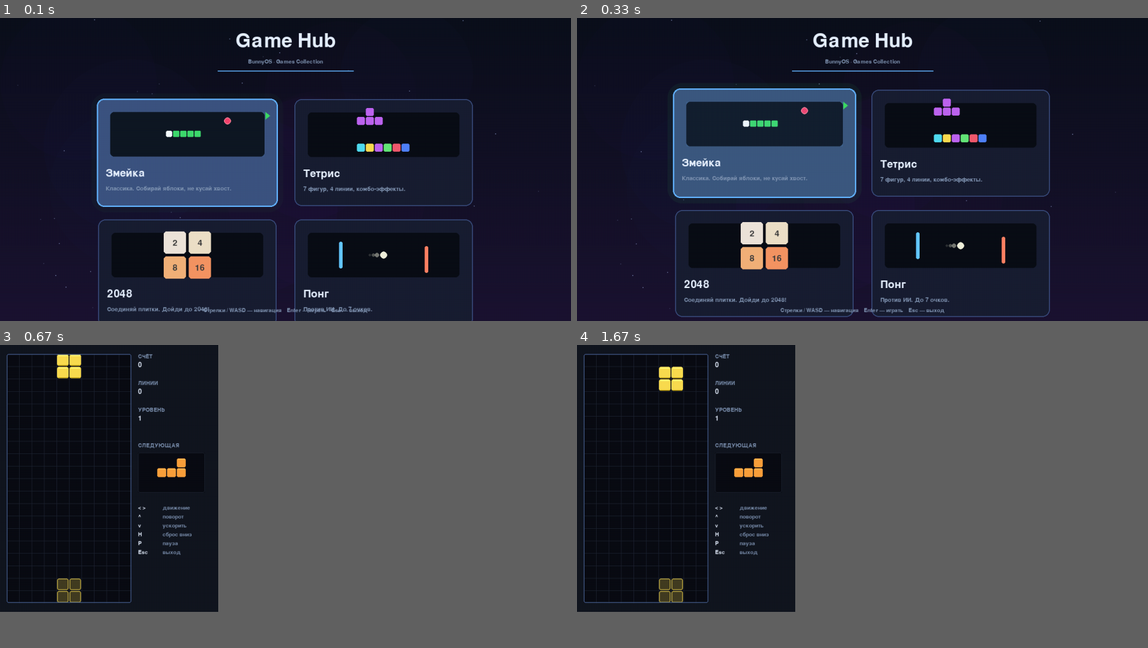
Above: before the commit, frames 1-4 (two rows, left to right).
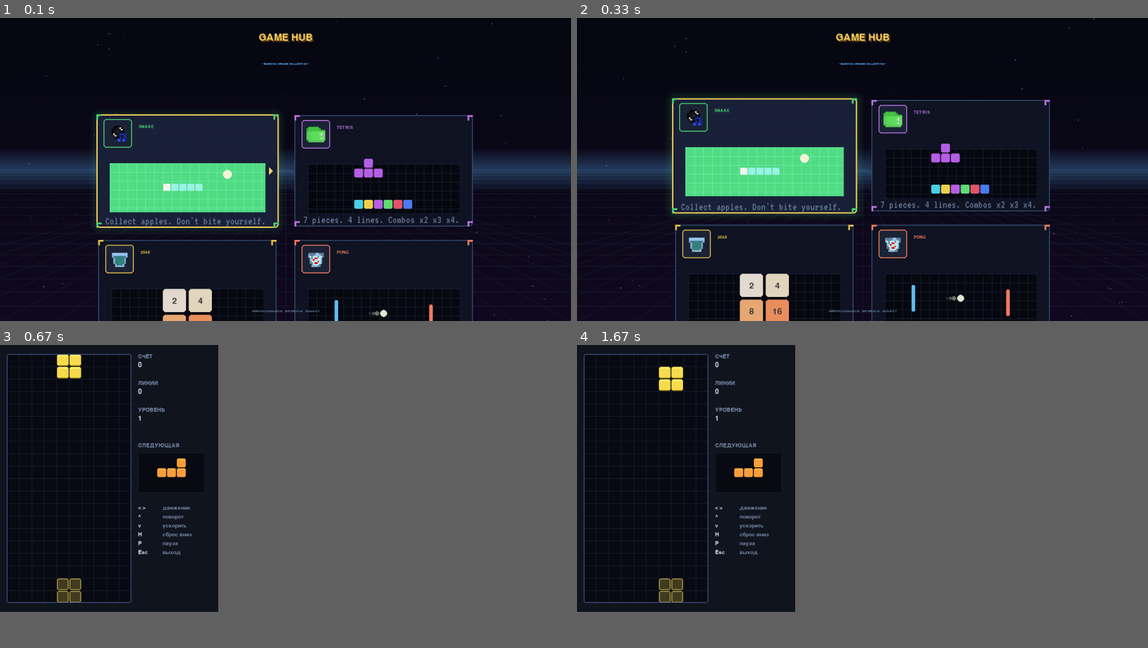
Above: after the commit, the same moments.

Repository: Folombas/PyGame2026
Game: pygame game, started from BunnyOS/game_hub.py
Same seed, same stepped clock (60 frames per second), same inputs: the game is played once before the commit and once after it.
Inputs (mouse positions are in pixels of both pictures, inside the frame that each line leads up to):
- Up to frame 1 (0.1 s): no input
- Up to frame 2 (0.33 s): no input
- Up to frame 3 (0.67 s): press the mouse at (382, 466) at 0.37 s; move the mouse to (359, 514) at 0.47 s; release the mouse at (342, 563) at 0.6 s
- Up to frame 4 (1.67 s): hold Right 0.67-1.13 s; move the mouse to (616, 438) at 0.7 s; hold Up 1.22-1.52 s; hold Right from 1.55 s (still down)

The runs differ from the first frame. In frame 1, 26% of the frame differs, in the area x 0-100%, y 0-100%; in frame 2, 28%; in frame 3, nothing differs; in frame 4, nothing differs.

Commit message:
BunnyOS: Game Hub v2 - pixel font, CRT scanlines, real icons, retro grid bg

Diff:
--- a/BunnyOS/game_hub.py
+++ b/BunnyOS/game_hub.py
@@ -1,4 +1,4 @@
-"""Game Hub — крутой лаунчер игр BunnyOS."""
+"""Game Hub — лаунчер игр BunnyOS в стиле ретро-консоли."""
 import os
 import sys
 import json
@@ -9,61 +9,37 @@
 from settings import WIDTH, HEIGHT, TASKBAR_H
 
 
-# === НАСТРОЙКИ ===
 FPS = 60
 HUB_W = WIDTH
 HUB_H = HEIGHT - TASKBAR_H
 
-# === ЦВЕТА ===
-C_BG1        = (12, 16, 28)
-C_BG2        = (28, 20, 50)
-C_CARD       = (25, 30, 50)
-C_CARD_HOVER = (40, 50, 80)
-C_CARD_ACTIVE= (60, 80, 130)
-C_BORDER     = (60, 80, 130)
-C_BORDER_HI  = (100, 180, 255)
-C_TEXT       = (230, 240, 255)
-C_TEXT_DIM   = (130, 150, 180)
-C_ACCENT     = (100, 180, 255)
-C_GOLD       = (255, 200, 80)
-
-# Папка для рекордов
+# === ЦВЕТА (ретро-консоль) ===
+C_BG_TOP    = (8, 10, 20)
+C_BG_BOT    = (20, 12, 35)
+C_CARD      = (18, 22, 38)
+C_CARD_SEL  = (28, 36, 60)
+C_BORDER    = (60, 80, 120)
+C_BORDER_HI = (255, 220, 100)
+C_TEXT      = (230, 240, 255)
+C_TEXT_DIM  = (110, 130, 160)
+C_ACCENT    = (100, 180, 255)
+C_GOLD      = (255, 220, 100)
+C_GRID      = (25, 35, 55)
+
 SCORES_PATH = os.path.expanduser("~/.bunny_games/highscores.json")
-
-# === ОПИСАНИЯ ИГР ===
+FONT_PATH = "assets/fonts/PressStart2P.ttf"
+FONT_DESC = "assets/fonts/VT323.ttf"
+
+
 GAMES = [
-    {
-        "id": "snake",
-        "name": "Змейка",
-        "desc": "Классика. Собирай яблоки, не кусай хвост.",
-        "file": "snake.py",
-        "color": (60, 220, 100),
-        "preview": "snake",
-    },
-    {
-        "id": "tetris",
-        "name": "Тетрис",
-        "desc": "7 фигур, 4 линии, комбо-эффекты.",
-        "file": "tetris.py",
-        "color": (200, 120, 240),
-        "preview": "tetris",
-    },
-    {
-        "id": "2048",
-        "name": "2048",
-        "desc": "Соединяй плитки. Дойди до 2048!",
-        "file": "game2048.py",
-        "color": (240, 200, 80),
-        "preview": "2048",
-    },
-    {
-        "id": "pong",
-        "name": "Понг",
-        "desc": "Против ИИ. До 7 очков.",
-        "file": "pong.py",
-        "color": (255, 130, 100),
-        "preview": "pong",
-    },
+    {"id": "snake",  "name": "SNAKE",  "desc": "Collect apples. Don't bite yourself.",
+     "file": "snake.py",    "color": (80, 220, 120), "icon": "terminal"},
+    {"id": "tetris", "name": "TETRIS", "desc": "7 pieces. 4 lines. Combos x2 x3 x4.",
+     "file": "tetris.py",   "color": (200, 120, 240), "icon": "tetris"},
+    {"id": "2048",   "name": "2048",   "desc": "Merge tiles. Reach 2048!",
+     "file": "game2048.py", "color": (240, 200, 80), "icon": "calculator"},
+    {"id": "pong",   "name": "PONG",   "desc": "Play vs AI. First to 7.",
+     "file": "pong.py",     "color": (255, 130, 100), "icon": "browser"},
 ]
 
 
@@ -71,24 +47,43 @@
     def __init__(self):
         self.screen = pygame.display.set_mode((HUB_W, HUB_H))
         pygame.display.set_caption("Game Hub — BunnyOS")
+
+        # === Шрифты ===
+        if os.path.exists(FONT_PATH):
+            self.f_title = pygame.font.Font(FONT_PATH, 32)
+            self.f_card = pygame.font.Font(FONT_PATH, 14)
+            self.f_small = pygame.font.Font(FONT_PATH, 10)
+            self.font_ok = True
+        else:
+            self.f_title = pygame.font.Font(None, 56)
+            self.f_card = pygame.font.Font(None, 28)
+            self.f_small = pygame.font.Font(None, 18)
+            self.font_ok = False
+
+        if os.path.exists(FONT_DESC):
+            self.f_desc = pygame.font.Font(FONT_DESC, 24)
+        else:
+            self.f_desc = pygame.font.Font(None, 20)
+
         self.clock = pygame.time.Clock()
-        self.font_title = pygame.font.Font(None, 64)
-        self.font_card = pygame.font.Font(None, 36)
-        self.font_desc = pygame.font.Font(None, 20)
-        self.font_small = pygame.font.Font(None, 18)
-        self.font_big = pygame.font.Font(None, 48)
-
         self.selected = 0
         self.tick = 0
         self.scores = self._load_scores()
-
-        # Анимации карточек
-        self.card_anims = [0.0 for _ in GAMES]  # 0..1 — плавное появление
+        self.card_anims = [0.0 for _ in GAMES]
         self.hover_anims = [0.0 for _ in GAMES]
-        self.stars = self._make_stars(60)
+        self.stars = self._make_stars(80)
         self.bg_cache = None
 
-    # ---------- УТИЛИТЫ ----------
+        # Иконки игр — из retro pack
+        self.icons = {}
+        try:
+            from ui import load_icon
+            for g in GAMES:
+                img = load_icon(g["icon"], 96)
+                self.icons[g["id"]] = img
+        except Exception:
+            pass
+
     def _load_scores(self):
         if not os.path.exists(SCORES_PATH):
             return {}
@@ -102,48 +97,52 @@
         rng = random.Random(42)
         return [
             {"x": rng.uniform(0, HUB_W), "y": rng.uniform(0, HUB_H),
-             "r": rng.uniform(0.5, 2.0), "a": rng.randint(40, 150),
-             "speed": rng.uniform(0.1, 0.5)}
+             "r": rng.uniform(0.5, 1.8), "a": rng.randint(40, 180),
+             "speed": rng.uniform(0.2, 0.8), "col": rng.choice([
+                 (180, 200, 255), (255, 220, 180), (200, 180, 255)])}
             for _ in range(n)
         ]
 
     def _make_bg(self):
-        """Тёмный градиент с "туманностью"."""
         s = pygame.Surface((HUB_W, HUB_H))
         for y in range(HUB_H):
             t = y / HUB_H
-            r = int(C_BG1[0] * (1 - t) + C_BG2[0] * t)
-            g = int(C_BG1[1] * (1 - t) + C_BG2[1] * t)
-            b = int(C_BG1[2] * (1 - t) + C_BG2[2] * t)
+            r = int(C_BG_TOP[0] * (1 - t) + C_BG_BOT[0] * t)
+            g = int(C_BG_TOP[1] * (1 - t) + C_BG_BOT[1] * t)
+            b = int(C_BG_TOP[2] * (1 - t) + C_BG_BOT[2] * t)
             pygame.draw.line(s, (r, g, b), (0, y), (HUB_W, y))
-        # Пятна туманности
-        rng = random.Random(7)
-        for _ in range(8):
-            x = rng.randint(100, HUB_W - 100)
-            y = rng.randint(100, HUB_H - 100)
-            r = rng.randint(120, 240)
-            col = (
-                rng.randint(40, 100),
-                rng.randint(30, 80),
-                rng.randint(100, 180),
-            )
-            nebula = pygame.Surface((r * 2, r * 2), pygame.SRCALPHA)
-            for i in range(10):
-                rr = r - i * 12
-                if rr > 0:
-                    pygame.draw.circle(nebula, (*col, 8), (r, r), rr)
-            s.blit(nebula, (x - r, y - r))
+
+        # Сетка перспективы (ретро-стиль)
+        horizon = HUB_H // 2
+        # Горизонтальные линии
+        for i in range(20):
+            t = i / 20
+            y = horizon + int((HUB_H - horizon) * t * t)
+            a = int(60 * (1 - t * 0.5))
+            pygame.draw.line(s, (*C_GRID, a), (0, y), (HUB_W, y))
+
+        # Вертикальные линии (сходятся к центру горизонта)
+        cx = HUB_W // 2
+        for i in range(-10, 11):
+            x_bottom = cx + i * (HUB_W // 10)
+            pygame.draw.line(s, C_GRID, (cx, horizon), (x_bottom, HUB_H))
+
+        # Свечение горизонта
+        glow = pygame.Surface((HUB_W, 100), pygame.SRCALPHA)
+        for i in range(50):
+            a = int(80 * (1 - i / 50))
+            pygame.draw.line(glow, (*C_ACCENT, a), (0, 50 - i), (HUB_W, 50 - i))
+            pygame.draw.line(glow, (*C_ACCENT, a), (0, 50 + i), (HUB_W, 50 + i))
+        s.blit(glow, (0, horizon - 50))
+
         return s
 
-    # ---------- КООРДИНАТЫ КАРТОЧЕК ----------
     def _card_rect(self, i):
-        # Сетка 2×2, центрирована
-        card_w, card_h = 400, 240
+        card_w, card_h = 400, 250
         gap_x, gap_y = 40, 30
         total_w = card_w * 2 + gap_x
-        total_h = card_h * 2 + gap_y
         x0 = (HUB_W - total_w) // 2
-        y0 = 130  # отступ от заголовка
+        y0 = 150
         col = i % 2
         row = i // 2
         return pygame.Rect(
@@ -152,37 +151,41 @@
             card_w, card_h,
         )
 
-    # ---------- ПРЕВЬЮ (процедурное) ----------
+    def _draw_grid_bg(self, scr, rect):
+        """Сетка на фоне карточки."""
+        for x in range(rect.x, rect.right, 20):
+            pygame.draw.line(scr, (30, 40, 60),
+                             (x, rect.y), (x, rect.bottom))
+        for y in range(rect.y, rect.bottom, 20):
+            pygame.draw.line(scr, (30, 40, 60),
+                             (rect.x, y), (rect.right, y))
+
     def _draw_preview(self, scr, kind, rect, color, hover):
-        """Рисует маленькое превью игры."""
-        # Фон — тёмный скруглённый
         inner = rect.inflate(-20, -20)
-        pygame.draw.rect(scr, (10, 14, 22), inner, border_radius=8)
+        # Фон
+        pygame.draw.rect(scr, (8, 10, 18), inner, border_radius=6)
+        # Сетка
+        self._draw_grid_bg(scr, inner)
 
         cx, cy = inner.centerx, inner.centery
 
         if kind == "snake":
-            # Змейка: маленькие квадратики
-            cell = 16
+            cell = 18
             start_x = cx - 3 * cell
             start_y = cy - cell // 2
             for i in range(5):
-                c = color if i > 0 else (255, 255, 255)
-                r = 3 if i == 0 else 2
-                pygame.draw.rect(scr, c,
+                col = color if i > 0 else (255, 255, 255)
+                pygame.draw.rect(scr, col,
                                  (start_x + i * cell, start_y, cell - 2, cell - 2),
-                                 border_radius=r)
+                                 border_radius=2)
             # Яблоко
-            pygame.draw.circle(scr, (255, 60, 100),
-                               (cx + 90, cy - 30), 8)
-            pygame.draw.circle(scr, (255, 120, 140),
-                               (cx + 90, cy - 30), 8, 2)
+            pygame.draw.circle(scr, (255, 60, 100), (cx + 90, cy - 30), 10)
+            pygame.draw.circle(scr, (255, 120, 140), (cx + 90, cy - 30), 10, 2)
 
         elif kind == "tetris":
-            # Тетрис: полоски из цветных блоков
-            block = 20
+            block = 22
             base_x = cx - 3 * block
-            base_y = cy + 20
+            base_y = cy + 25
             colors = [(80, 220, 240), (250, 220, 80), (190, 100, 240),
                       (100, 230, 120), (240, 90, 110), (80, 130, 250)]
             for x in range(6):
@@ -190,9 +193,9 @@
                 pygame.draw.rect(scr, col,
                                  (base_x + x * block, base_y, block - 2, block - 2),
                                  border_radius=3)
-            # Падающая фигура сверху
+            # Падающая фигура
             falling_x = cx - 2 * block
-            falling_y = cy - 40
+            falling_y = cy - 45
             for dx in (-1, 0, 1):
                 pygame.draw.rect(scr, colors[2],
                                  (falling_x + dx * block, falling_y,
@@ -203,8 +206,7 @@
                              border_radius=3)
 
         elif kind == "2048":
-            # 2048: 4 плитки с числами
-            cell = 50
+            cell = 52
             gap = 6
             nums = [2, 4, 8, 16]
             colors_2048 = [(238, 228, 218), (237, 224, 200),
@@ -225,29 +227,24 @@
                              y + cell // 2 - t.get_height() // 2))
 
         elif kind == "pong":
-            # Понг: две ракетки и мяч
             pygame.draw.rect(scr, (100, 200, 255),
-                             (cx - 100, cy - 30, 8, 60), border_radius=3)
+                             (cx - 110, cy - 30, 8, 60), border_radius=3)
             pygame.draw.rect(scr, (255, 130, 100),
-                             (cx + 92, cy - 20, 8, 60), border_radius=3)
-            # Мяч
+                             (cx + 102, cy - 20, 8, 60), border_radius=3)
             pygame.draw.circle(scr, (240, 240, 220), (cx, cy), 8)
-            # Шлейф
             for i in range(3):
                 a = 120 - i * 40
                 s = pygame.Surface((10, 10), pygame.SRCALPHA)
                 pygame.draw.circle(s, (240, 240, 220, a), (5, 5), 5 - i)
                 scr.blit(s, (cx - 20 - i * 8, cy - 5))
 
-        # Свечение при hover
+        # Цветное свечение внутри при hover
         if hover > 0.01:
             glow = pygame.Surface((inner.w, inner.h), pygame.SRCALPHA)
-            glow.fill((*C_BORDER_HI, int(30 * hover)))
-            scr.blit(glow, inner.topleft)
-
-    # ---------- ЛОГИКА ----------
+            glow.fill((*color, int(40 * hover)))
+            scr.blit(glow, inner.topleft, special_flags=pygame.BLEND_RGBA_ADD)
+
     def _launch(self, game):
-        """Запускает игру во внешнем процессе."""
         script = os.path.join(os.path.dirname(__file__), game["file"])
         try:
             subprocess.Popen([sys.executable, script])
@@ -281,7 +278,7 @@
                         break
             if e.type == pygame.MOUSEMOTION:
                 mx, my = e.pos
-                for i, g in enumerate(GAMES):
+                for i in range(len(GAMES)):
                     if self._card_rect(i).collidepoint(mx, my):
                         self.selected = i
                         break
@@ -289,58 +286,64 @@
 
     def _update(self, dt):
         self.tick += 1
-        # Плавное появление
         for i in range(len(GAMES)):
-            self.card_anims[i] = min(1.0, self.card_anims[i] + dt * 1.5)
-        # Hover анимации
+            self.card_anims[i] = min(1.0, self.card_anims[i] + dt * 1.8)
         for i in range(len(GAMES)):
             target = 1.0 if i == self.selected else 0.0
-            self.hover_anims[i] += (target - self.hover_anims[i]) * dt * 8
-
-    # ---------- ОТРИСОВКА ----------
+            self.hover_anims[i] += (target - self.hover_anims[i]) * dt * 10
+        # Звёзды
+        for s in self.stars:
+            s["y"] += s["speed"]
+            if s["y"] > HUB_H:
+                s["y"] = -2
+                s["x"] = random.uniform(0, HUB_W)
+
     def _draw(self):
-        # Фон
         if self.bg_cache is None:
             self.bg_cache = self._make_bg()
         self.screen.blit(self.bg_cache, (0, 0))
 
-        # Звёзды с параллаксом
+        # Звёзды
         for s in self.stars:
-            s["y"] += s["speed"] * 0.3
-            if s["y"] > HUB_H:
-                s["y"] = 0
-                s["x"] = random.uniform(0, HUB_W)
             surf = pygame.Surface((4, 4), pygame.SRCALPHA)
-            pygame.draw.circle(surf, (180, 200, 255, s["a"]),
-                               (2, 2), int(s["r"]))
+            pygame.draw.circle(surf, (*s["col"], s["a"]), (2, 2), int(s["r"]))
             self.screen.blit(surf, (s["x"], s["y"]))
 
         # Заголовок
-        title = self.font_title.render("Game Hub", True, C_TEXT)
-        self.screen.blit(title, (HUB_W // 2 - title.get_width() // 2, 30))
-        # Подзаголовок с акцентом
-        sub = self.font_small.render("BunnyOS · Games Collection", True, C_TEXT_DIM)
-        self.screen.blit(sub, (HUB_W // 2 - sub.get_width() // 2, 92))
-
-        # Декоративная линия под заголовком
-        line_y = 118
-        line_w = 300 + int(20 * math.sin(self.tick * 0.05))
-        line_x = HUB_W // 2 - line_w // 2
-        pygame.draw.line(self.screen, C_ACCENT,
-                         (line_x, line_y), (line_x + line_w, line_y), 2)
+        title = self.f_title.render("GAME HUB", True, C_GOLD)
+        # Двойной контур для ретро-эффекта
+        title_shadow = self.f_title.render("GAME HUB", True, (100, 60, 20))
+        tx = HUB_W // 2 - title.get_width() // 2
+        self.screen.blit(title_shadow, (tx + 3, 36))
+        self.screen.blit(title, (tx, 33))
+
+        # Мигающий подзаголовок
+        if (self.tick // 30) % 2 == 0:
+            sub = self.f_small.render("* BUNNYOS ARCADE COLLECTION *", True, C_ACCENT)
+            self.screen.blit(sub, (HUB_W // 2 - sub.get_width() // 2, 100))
 
         # Карточки
         for i, g in enumerate(GAMES):
             self._draw_card(i, g)
 
-        # Подсказка внизу
-        hint = self.font_small.render(
-            "Стрелки / WASD — навигация    Enter — играть    Esc — выход",
+        # Подсказки
+        hint = self.f_small.render(
+            "ARROWS/WASD=MOVE   ENTER=PLAY   ESC=EXIT",
             True, C_TEXT_DIM
         )
-        self.screen.blit(hint, (HUB_W // 2 - hint.get_width() // 2, HUB_H - 30))
+        self.screen.blit(hint, (HUB_W // 2 - hint.get_width() // 2, HUB_H - 25))
+
+        # CRT-эффект (сканлайны)
+        self._draw_scanlines()
 
         pygame.display.flip()
+
+    def _draw_scanlines(self):
+        """Тонкие горизонтальные полосы для CRT-эффекта."""
+        scanline = pygame.Surface((HUB_W, HUB_H), pygame.SRCALPHA)
+        for y in range(0, HUB_H, 3):
+            pygame.draw.line(scanline, (0, 0, 0, 30), (0, y), (HUB_W, y))
+        self.screen.blit(scanline, (0, 0))
 
     def _draw_card(self, i, g):
         base_rect = self._card_rect(i)
@@ -348,12 +351,10 @@
         hover = self.hover_anims[i]
         active = (i == self.selected)
 
-        # Появление — сдвиг снизу + прозрачность
-        offset_y = int((1 - anim) * 60)
+        offset_y = int((1 - anim) * 80)
         rect = base_rect.move(0, offset_y)
 
-        # Масштабирование при активной
-        scale = 1.0 + hover * 0.03
+        scale = 1.0 + hover * 0.04
         if scale != 1.0:
             new_w = int(rect.w * scale)
             new_h = int(rect.h * scale)
@@ -363,67 +364,87 @@
 
         # Тень
         shadow = pygame.Surface((rect.w + 20, rect.h + 20), pygame.SRCALPHA)
-        pygame.draw.rect(shadow, (0, 0, 0, 100),
-                         (10, 10, rect.w, rect.h), border_radius=16)
+        pygame.draw.rect(shadow, (0, 0, 0, 120),
+                         (10, 10, rect.w, rect.h), border_radius=8)
         self.screen.blit(shadow, (rect.x - 10, rect.y - 10))
 
         # Фон карточки
+        card_col = C_CARD_SEL if active else C_CARD
+        pygame.draw.rect(self.screen, card_col, rect, border_radius=8)
+
+        # Свечение вокруг активной карточки (пульсирующее)
         if active:
-            card_col = C_CARD_ACTIVE
-        else:
-            card_col = C_CARD
-
-        pygame.draw.rect(self.screen, card_col, rect, border_radius=16)
-
-        # Свечение при активной (пульсация)
-        if active:
-            pulse = 0.6 + 0.4 * math.sin(self.tick * 0.1)
+            pulse = 0.5 + 0.5 * math.sin(self.tick * 0.12)
             glow = pygame.Surface((rect.w + 40, rect.h + 40), pygame.SRCALPHA)
-            for r in range(4):
-                a = int(40 * pulse) - r * 8
+            for r in range(6):
+                a = int(60 * pulse) - r * 8
                 if a > 0:
                     pygame.draw.rect(glow, (*g["color"], a),
-                                     (20 - r * 4, 20 - r * 4,
-                                      rect.w + r * 8, rect.h + r * 8),
-                                     border_radius=20 + r * 4)
+                                     (20 - r * 3, 20 - r * 3,
+                                      rect.w + r * 6, rect.h + r * 6),
+                                     border_radius=10 + r * 3, width=2)
             self.screen.blit(glow, (rect.x - 20, rect.y - 20))
 
-        # Рамка
+        # Рамка карточки — пиксельный стиль
         border_col = C_BORDER_HI if active else C_BORDER
         border_w = 3 if active else 2
-        pygame.draw.rect(self.screen, border_col, rect, border_w, border_radius=16)
-
-        # Превью
-        preview_rect = pygame.Rect(rect.x + 20, rect.y + 20,
-                                   rect.w - 40, 120)
-        self._draw_preview(self.screen, g["preview"], preview_rect,
-                           g["color"], hover)
-
-        # Название
-        name = self.font_card.render(g["name"], True, C_TEXT)
-        self.screen.blit(name, (rect.x + 20, rect.y + 155))
-
-        # Описание
-        desc = self.font_desc.render(g["desc"], True, C_TEXT_DIM)
-        self.screen.blit(desc, (rect.x + 20, rect.y + 195))
-
-        # Рекорд (если есть)
+        # Уголки (пиксель-арт стиль)
+        pygame.draw.rect(self.screen, border_col, rect, border_w, border_radius=8)
+
+        # Угловые акценты (как у пиксельной рамки)
+        cl = 12  # длина уголка
+        th = 4   # толщина
+        for (ax, ay, dx, dy) in [
+            (rect.x, rect.y, 1, 1),
+            (rect.right - cl, rect.y, 1, 1),
+            (rect.x, rect.bottom - cl, 1, 1),
+            (rect.right - cl, rect.bottom - cl, 1, 1),
+        ]:
+            # Горизонтальная полоска уголка
+            pygame.draw.rect(self.screen, g["color"],
+                             (ax, ay if dy == 1 else rect.bottom - th,
+                              cl, th))
+            # Вертикальная полоска уголка
+            pygame.draw.rect(self.screen, g["color"],
+                             (ax if dx == 1 else rect.right - th, ay,
+                              th, cl))
+
+        # Иконка игры — слева сверху
+        icon_x = rect.x + 20
+        icon_y = rect.y + 15
+        icon_img = self.icons.get(g["id"])
+        if icon_img:
+            # Рамка вокруг иконки
+            icon_bg = pygame.Rect(icon_x - 4, icon_y - 4, 64, 64)
+            pygame.draw.rect(self.screen, (30, 38, 58), icon_bg, border_radius=6)
+            pygame.draw.rect(self.screen, g["color"], icon_bg, 2, border_radius=6)
+            small_icon = pygame.transform.scale(icon_img, (56, 56))
+            self.screen.blit(small_icon, (icon_x, icon_y))
+
+        # Название игры — справа от иконки
+        name = self.f_card.render(g["name"], True, g["color"])
+        self.screen.blit(name, (icon_x + 75, icon_y + 8))
+
+        # Рекорд под названием
         if g["id"] in self.scores:
-            score = self.scores[g["id"]]
-            rec = self.font_small.render(f"Рекорд: {score}", True, C_GOLD)
-            self.screen.blit(rec, (rect.right - rec.get_width() - 20, rect.y + 200))
-
-        # Стрелка при активной
-        if active:
-            arrow_x = rect.right - 30
-            arrow_y = rect.y + 30
-            arrow_off = int(4 * math.sin(self.tick * 0.15))
-            pts = [
-                (arrow_x + arrow_off, arrow_y),
-                (arrow_x + arrow_off + 10, arrow_y + 8),
-                (arrow_x + arrow_off, arrow_y + 16),
-            ]
-            pygame.draw.polygon(self.screen, g["color"], pts)
+            rec = self.f_small.render(f"HI: {self.scores[g['id']]}", True, C_GOLD)
+            self.screen.blit(rec, (icon_x + 75, icon_y + 32))
+
+        # Превью под названием
+        preview_rect = pygame.Rect(rect.x + 20, rect.y + 100,
+                                    rect.w - 40, 130)
+        self._draw_preview(self.screen, g["id"], preview_rect, g["color"], hover)
+
+        # Описание внизу
+        desc = self.f_desc.render(g["desc"], True, C_TEXT_DIM)
+        self.screen.blit(desc, (rect.x + 20, rect.bottom - 28))
+
+        # Стрелка-курсор справа (мигающая)
+        if active and (self.tick // 15) % 2 == 0:
+            ax = rect.right - 22
+            ay = rect.centery
+            pts = [(ax, ay - 8), (ax + 8, ay), (ax, ay + 8)]
+            pygame.draw.polygon(self.screen, C_BORDER_HI, pts)
 
     def run(self):
         running = True
Binary file added: BunnyOS/assets/fonts/PressStart2P.ttf
Binary file added: BunnyOS/assets/fonts/VT323.ttf
